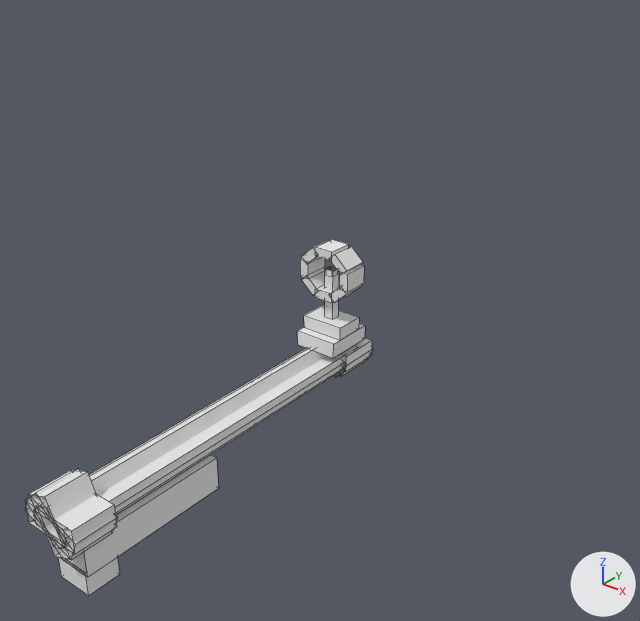
The OBJ model src/main/resources/assets/mareeletrica/models/block/paint_mp40_view_1.obj: old version first, new version second.
One viewpoint serves both versions: a 50 mm lens placed at (1.053, -0.403, 1.008), pointed at (0.457, 0.342, 0.546). The lights are fixed; the arrows at lower right show +X, +Y and +Z. The older version comes first. Mesh edges are drawn as thin lines. Where no turn or scale is listed for an object, it has been applied to the vertices. Vertices at exactly the same position are counted once.

The first picture shows 'paint_mp40_view_1'.
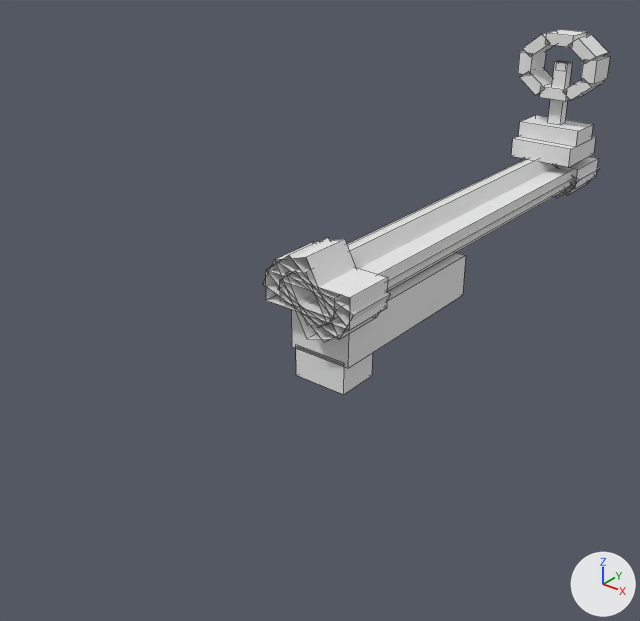
Changed parts and their boxes (x1, y1, x2, y2) in the pictures (640 x 621 px; the box of a moved part takes in the faces that stretch with it):
'paint_mp40_view_1', reshaped
    before: (25, 240, 373, 596)
    after: (263, 29, 610, 394)
part 1 of me_paint_mp40_view_1, moved or reshaped
    before: (34, 348, 343, 549)
    after: (266, 238, 388, 343)
part 2 of me_paint_mp40_view_1, moved or reshaped
    before: (25, 470, 117, 560)
    after: (263, 239, 391, 340)
part 3 of me_paint_mp40_view_1, added
    after: (292, 253, 466, 368)
part 4 of me_paint_mp40_view_1, added
    after: (296, 345, 372, 394)
part 5 of me_paint_mp40_view_1, moved or reshaped
    before: (334, 338, 372, 378)
    after: (521, 157, 598, 198)
part 6 of me_paint_mp40_view_1, moved or reshaped
    before: (335, 347, 373, 376)
    after: (554, 164, 599, 197)
part 7 of me_paint_mp40_view_1, added
    after: (511, 136, 596, 167)
part 8 of me_paint_mp40_view_1, added
    after: (518, 115, 593, 146)
part 9 of me_paint_mp40_view_1, added
    after: (548, 60, 572, 125)
part 10 of me_paint_mp40_view_1, added
    after: (546, 29, 587, 47)
part 11 of me_paint_mp40_view_1, added
    after: (540, 84, 573, 101)
part 12 of me_paint_mp40_view_1, moved or reshaped
    before: (329, 246, 363, 275)
    after: (568, 34, 608, 63)
part 13 of me_paint_mp40_view_1, moved or reshaped
    before: (301, 240, 330, 263)
    after: (519, 69, 553, 95)
part 14 of me_paint_mp40_view_1, added
    after: (581, 56, 610, 84)
part 15 of me_paint_mp40_view_1, added
    after: (518, 51, 546, 75)
part 16 of me_paint_mp40_view_1, moved or reshaped
    before: (329, 284, 362, 303)
    after: (564, 80, 604, 100)
part 17 of me_paint_mp40_view_1, moved or reshaped
    before: (302, 269, 325, 295)
    after: (522, 31, 555, 56)
part 18 of me_paint_mp40_view_1, added
    after: (278, 158, 573, 325)
part 19 of me_paint_mp40_view_1, deleted
    before: (25, 240, 365, 596)
part 20 of me_paint_mp40_view_1, added
    after: (280, 158, 572, 327)

The change, as a list of edits to the scene's bpy script:
```text
Change me_paint_mp40_view_1:
    remove me_paint_mp40_view_1.from_pydata(...)  # 212 vertices, 172 faces; spans x 0.465..0.535, y -0.079..0.355, z 0.438..0.65
    add me_paint_mp40_view_1.from_pydata(...)  # 212 vertices, 172 faces; spans x 0.437..0.563, y 0.265..0.929, z 0.485..0.81
    me_paint_mp40_view_1 part 1: the loose piece of 12 vertices spanning x 0.479..0.521, y -0.079..0.333, z 0.495..0.534 is scaled about its middle by (2.79, 0.164, 2.36), then moved by (0.0, 0.172, 0.088)
    me_paint_mp40_view_1 part 2: the loose piece of 12 vertices spanning x 0.465..0.535, y -0.079..-0.035, z 0.483..0.546 is scaled about its middle by (1.81, 1.53, 1.53), then moved by (0.0, 0.355, 0.087)
    me_paint_mp40_view_1 part 3: a new loose piece, a box spanning x 0.459..0.541, y 0.288..0.535, z 0.521..0.577, in mat_paint (its picture is missing)
    me_paint_mp40_view_1 part 4: a new loose piece, a box spanning x 0.465..0.535, y 0.288..0.342, z 0.485..0.525, in mat_paint (its picture is missing)
    me_paint_mp40_view_1 part 5: the loose piece of 12 vertices spanning x 0.474..0.526, y 0.303..0.353, z 0.491..0.538 is scaled about its middle by (1.81, 1.53, 1.53), then moved by (0.0, 0.56, 0.087)
    me_paint_mp40_view_1 part 6: the loose piece of 12 vertices spanning x 0.472..0.528, y 0.303..0.353, z 0.489..0.54 is scaled about its middle by (1.81, 1.53, 1.53), then moved by (0.0, 0.56, 0.087)
    me_paint_mp40_view_1 part 7: a new loose piece, a box spanning x 0.453..0.547, y 0.814..0.904, z 0.629..0.656, in mat_paint (its picture is missing)
    me_paint_mp40_view_1 part 8: a new loose piece, a box spanning x 0.453..0.547, y 0.832..0.886, z 0.656..0.678, in mat_paint (its picture is missing)
    me_paint_mp40_view_1 part 9: a new loose piece, a box spanning x 0.49..0.51, y 0.851..0.867, z 0.678..0.768, in mat_paint (its picture is missing)
    me_paint_mp40_view_1 part 10: a new loose piece, a box spanning x 0.479..0.521, y 0.837..0.882, z 0.794..0.81, in mat_paint (its picture is missing)
    me_paint_mp40_view_1 part 11: a new loose piece, a box spanning x 0.479..0.521, y 0.837..0.882, z 0.718..0.734, in mat_paint (its picture is missing)
    me_paint_mp40_view_1 part 12: the loose piece of 8 vertices spanning x 0.507..0.531, y 0.294..0.324, z 0.627..0.649 is scaled about its middle by (1.81, 1.53, 1.53), then moved by (0.016, 0.55, 0.153)
    me_paint_mp40_view_1 part 13: the loose piece of 8 vertices spanning x 0.469..0.493, y 0.294..0.324, z 0.627..0.649 is scaled about its middle by (-1.81, 1.53, 1.53), then moved by (-0.016, 0.55, 0.099)
    me_paint_mp40_view_1 part 14: a new loose piece, a box spanning x 0.539..0.56, y 0.837..0.882, z 0.748..0.78, in mat_paint (its picture is missing)
    me_paint_mp40_view_1 part 15: a new loose piece, a box spanning x 0.44..0.461, y 0.837..0.882, z 0.748..0.78, in mat_paint (its picture is missing)
    me_paint_mp40_view_1 part 16: the loose piece of 8 vertices spanning x 0.507..0.531, y 0.294..0.324, z 0.592..0.614 is scaled about its middle by (1.81, 1.53, 1.53), then moved by (0.016, 0.55, 0.134)
    me_paint_mp40_view_1 part 17: the loose piece of 8 vertices spanning x 0.469..0.493, y 0.294..0.324, z 0.592..0.614 is scaled about its middle by (-1.81, 1.53, 1.53), then moved by (-0.016, 0.55, 0.188)
    me_paint_mp40_view_1 part 18: the loose piece of 12 vertices spanning x 0.465..0.535, y -0.079..-0.035, z 0.483..0.546 is copied, and the copy is scaled about its middle by (1.18, 14.3, 0.996), then moved by (0.0, 0.637, 0.087); it spans x 0.459..0.541, y 0.265..0.895, z 0.57..0.634
    me_paint_mp40_view_1 part 19: 13 loose pieces with 108 vertices, spanning x 0.467..0.533, y -0.079..0.338, z 0.438..0.65, are deleted
    me_paint_mp40_view_1 part 20: 16 vertices added at x 0.462..0.538, y 0.265..0.895, z 0.573..0.631
    other edits to the shape of me_paint_mp40_view_1 do not show in these pictures
```
